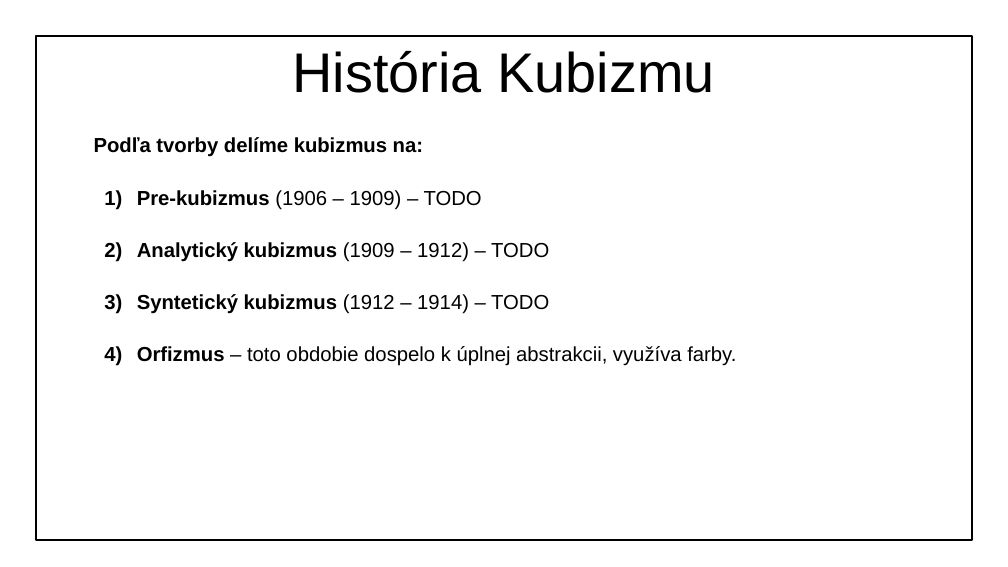
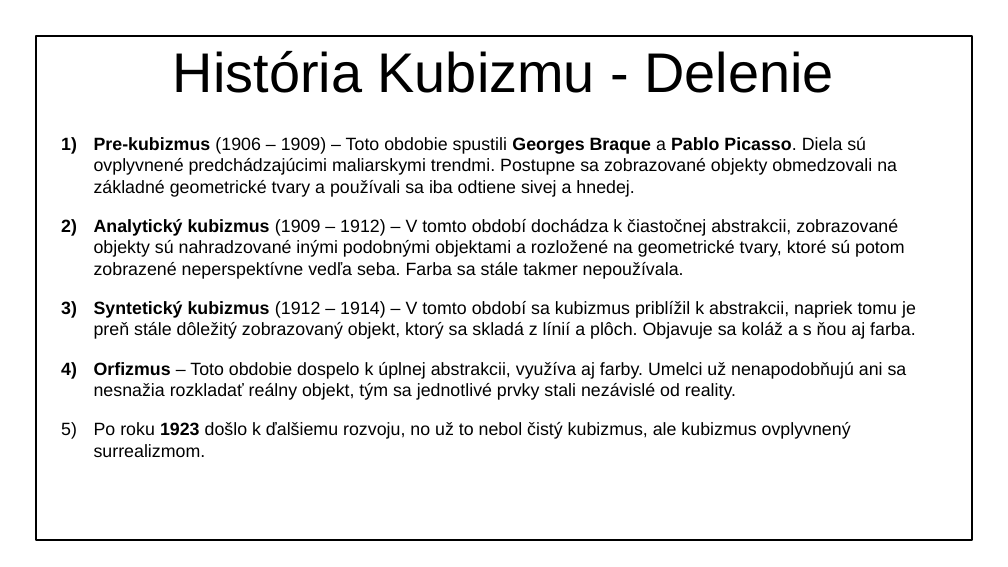
Before and after one commit to MatusOllah/kubizmus-ukl, a slide deck: slide 4 of kubizmus-ukl.odp. Drawn at 1008x567 pixels with LibreOffice and Linux fonts; fonts in the diff are those of the drawing; background and template pictures are left out. Boxes give left, top, right and bottom in pixels: in the first picture for what was removed or moved away, otherwise in the second. Text is boxed around its words. In the diff, an @@ line names an element or a change of style, - is before the commit and + after.

Commit message:
rozdelenie

```diff
--- a/kubizmus-ukl.odp
+++ b/kubizmus-ukl.odp
@@ title at [173, 51, 834, 93]: text changed @@
-História Kubizmu
+História Kubizmu - Delenie
@@ text at [94, 137, 916, 457]: text changed; size 16 to 14 pt @@
-Podľa tvorby delíme kubizmus na:
-  1) Pre-kubizmus (1906 – 1909) – TODO
-  2) Analytický kubizmus (1909 – 1912) – TODO
-  3) Syntetický kubizmus (1912 – 1914) – TODO
-  4) Orfizmus – toto obdobie dospelo k úplnej abstrakcii, využíva farby.
+1) Pre-kubizmus (1906 – 1909) – Toto obdobie spustili Georges Braque a Pablo Picasso. Diela sú ovplyvnené predchádzajúcimi maliarskymi trendmi. Postupne sa zobrazované objekty obmedzovali na základné geometrické tvary a používali sa iba odtiene sivej a hnedej.
+2) Analytický kubizmus (1909 – 1912) – V tomto období dochádza k čiastočnej abstrakcii, zobrazované objekty sú nahradzované inými podobnými objektami a rozložené na geometrické tvary, ktoré sú potom zobrazené neperspektívne vedľa seba. Farba sa stále takmer nepoužívala.
+3) Syntetický kubizmus (1912 – 1914) – V tomto období sa kubizmus priblížil k abstrakcii, napriek tomu je preň stále dôležitý zobrazovaný objekt, ktorý sa skladá z línií a plôch. Objavuje sa koláž a s ňou aj farba.
+4) Orfizmus – Toto obdobie dospelo k úplnej abstrakcii, využíva aj farby. Umelci už nenapodobňujú ani sa nesnažia rozkladať reálny objekt, tým sa jednotlivé prvky stali nezávislé od reality.
+5) Po roku 1923 došlo k ďalšiemu rozvoju, no už to nebol čistý kubizmus, ale kubizmus ovplyvnený surrealizmom.
```
